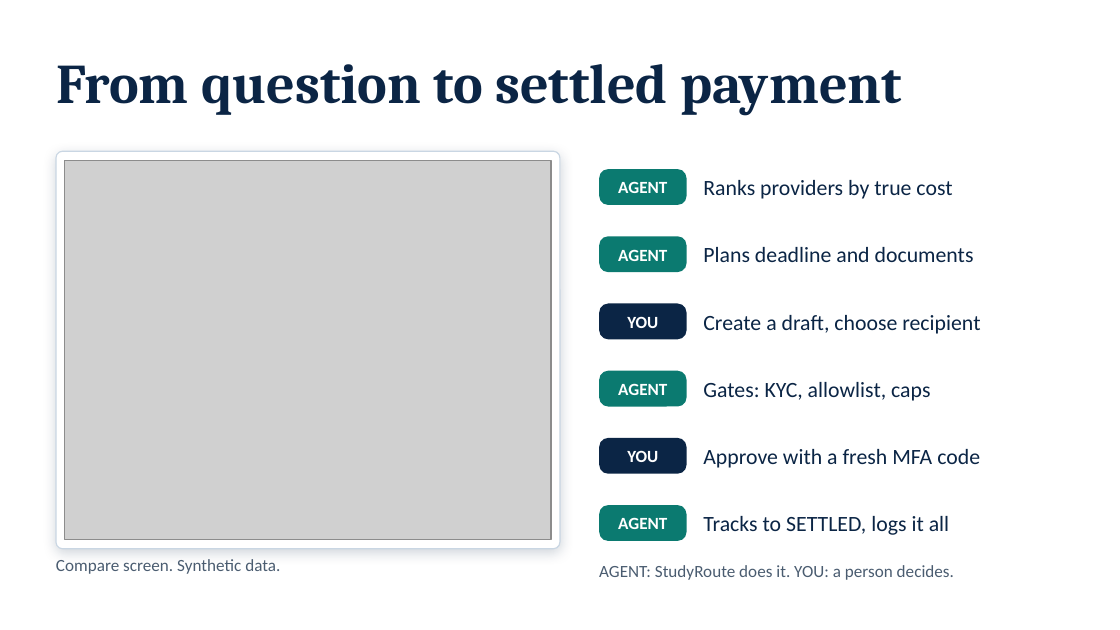
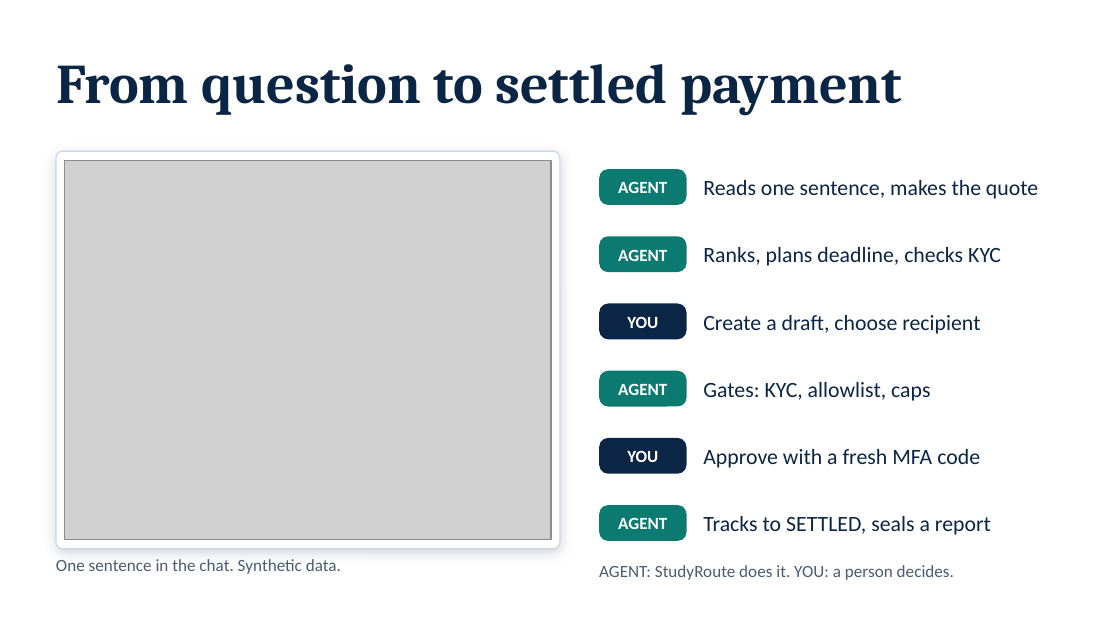
Before and after one commit to NoobCrow/StudyRoute, a slide deck: slide 5 of submission/StudyRoute_Deck.pptx. Drawn at 1120x630 pixels with LibreOffice and Linux fonts; fonts in the diff are those of the drawing; grey boxes stand for pictures. Boxes give left, top, right and bottom in pixels: in the first picture for what was removed or moved away, otherwise in the second. Text is boxed around its words. In the diff, an @@ line names an element or a change of style, - is before the commit and + after.

Commit message:
docs: update documentation, deck, evidence and CI for the new features
Twelve-step demo and evidence, technical documentation (sections 2.10 to 2.12), security matrix and
risk R18, blueprint addendum, README, video script, deck slides, screenshots and a CI
dependency-audit job (pip-audit and npm audit, both clean).

```diff
--- a/submission/StudyRoute_Deck.pptx
+++ b/submission/StudyRoute_Deck.pptx
@@ text at bbox=[703, 180, 1038, 199]: text changed @@
-Ranks providers by true cost
+Reads one sentence, makes the quote
@@ text at bbox=[703, 247, 1001, 266]: text changed @@
-Plans deadline and documents
+Ranks, plans deadline, checks KYC
@@ text at bbox=[703, 516, 991, 535]: text changed @@
-Tracks to SETTLED, logs it all
+Tracks to SETTLED, seals a report
@@ text at bbox=[56, 559, 341, 574]: text changed @@
-Compare screen. Synthetic data.
+One sentence in the chat. Synthetic data.
```
Also in this commit, not shown: 4 other slides changed, 34 other files.
